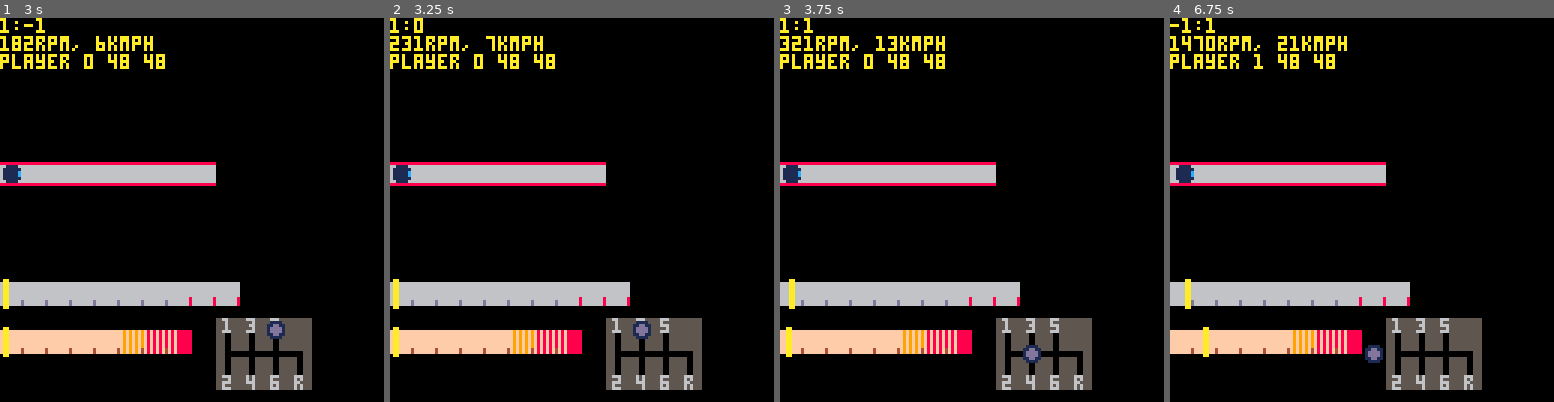
Above: before the commit, frames 1-4 (left to right).
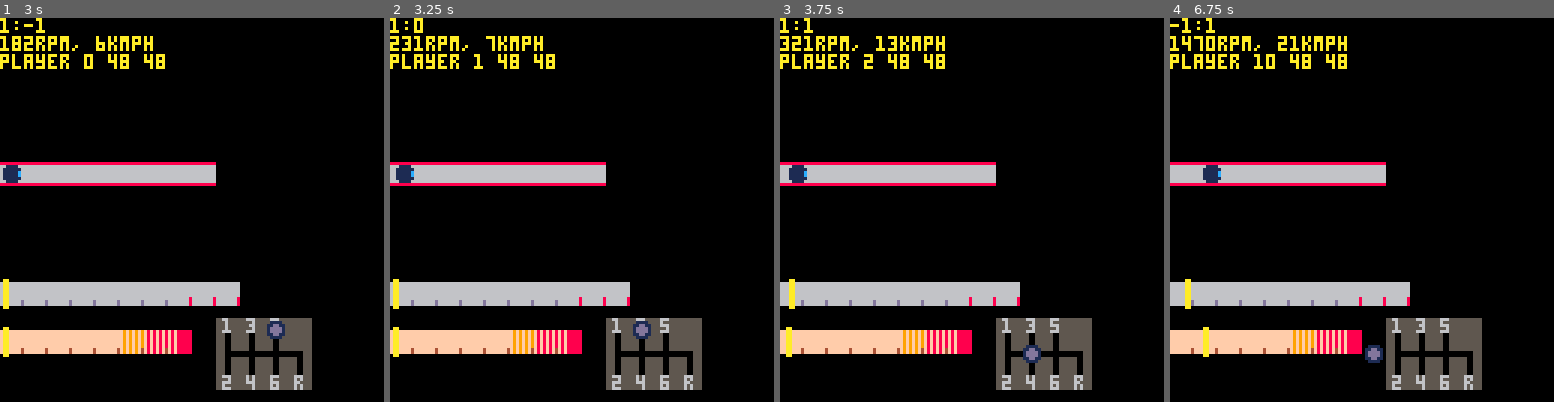
Above: after the commit, the same moments.

Repository: VedVid/PICOdrag
Game: PICO-8 cartridge picodrag.p8
Same seed, same stepped clock (60 frames per second), same inputs: the game is played once before the commit and once after it.
Inputs:
- Up to frame 1 (3 s): hold Right 1.6-2.1 s; hold Up 2.15-2.42 s; hold Right from 2.47 s (still down)
- Up to frame 2 (3.25 s): release Right at 3.03 s; hold Left from 3.08 s (still down)
- Up to frame 3 (3.75 s): release Left at 3.58 s; hold Down from 3.63 s (still down)
- Up to frame 4 (6.75 s): release Down at 3.97 s; hold Right 4.02-4.68 s; hold Up 4.73-5.03 s; hold Left 5.08-5.68 s; hold Down 5.73-6.03 s; hold Right 6.08-6.58 s; hold Right from 6.63 s (still down)

Frame 1 is identical in both runs. In frame 2, 0.1% of the frame differs, in the area x 0-25%, y 9-43%; in frame 3, 0.2%; in frame 4, 0.8%, in the area x 1-47%, y 9-43%.

Commit message:
0.1 seems sensible

Diff:
--- a/picodrag.p8
+++ b/picodrag.p8
@@ -383,7 +383,7 @@
 end
 
 function player_update(player, car)
- local move_x = car.current_speed * 0.01
+ local move_x = car.current_speed * 0.1
  player.x_dec += move_x
  local cont = true
  while cont do
@@ -394,6 +394,8 @@
    cont = false
   end
  end
+ -- \/ temporary for testing
+ if player.x > 8*8 then player.x = 0 end
 end
 
 function make_car()
